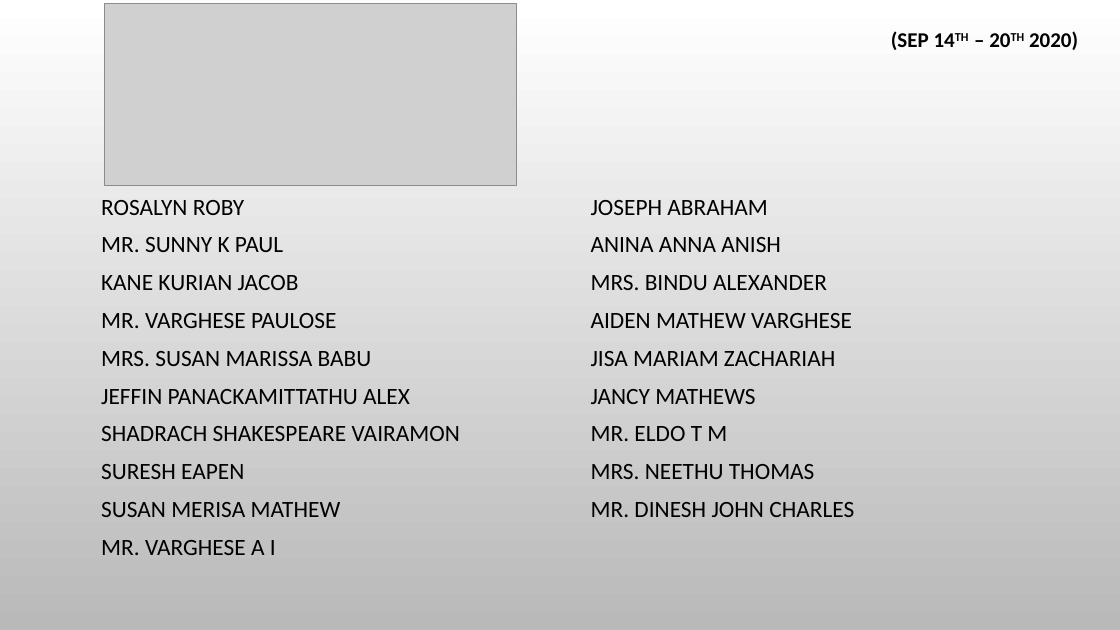
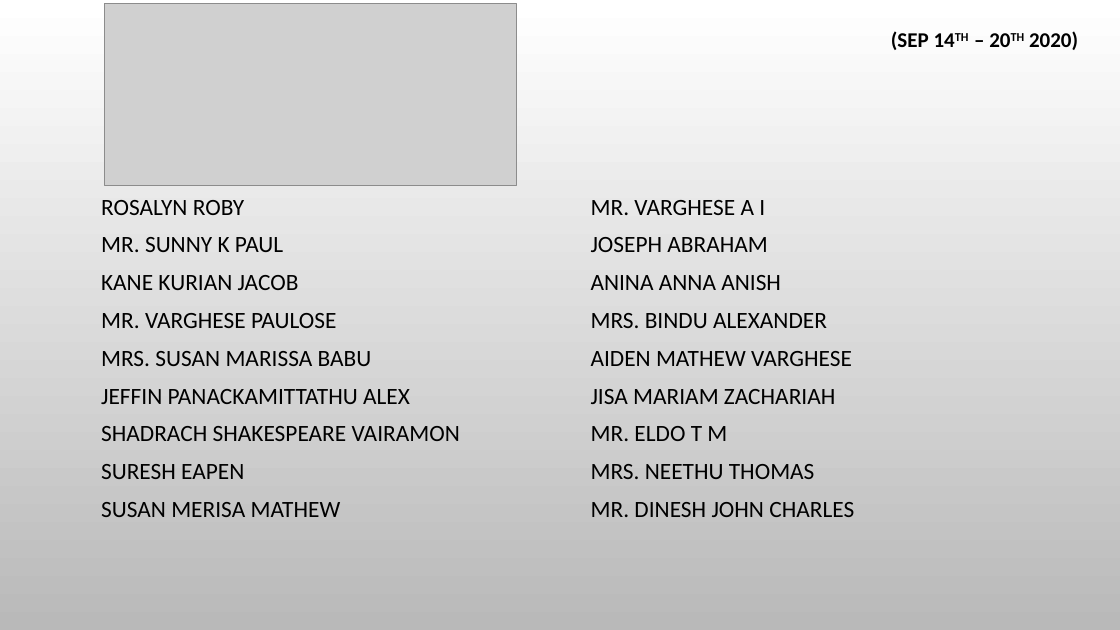
Before and after one commit to stoscsg/openlp-data, a slide deck: slide 1 of stosc_services/PPT/Birthday & Anniversaries.pptx. Drawn at 1120x630 pixels with LibreOffice and Linux fonts; fonts in the diff are those of the drawing; grey boxes stand for pictures; background and template pictures are left out. Boxes give left, top, right and bottom in pixels: in the first picture for what was removed or moved away, otherwise in the second. Text is boxed around its words. In the diff, an @@ line names an element or a change of style, - is before the commit and + after.

```diff
--- a/stosc_services/PPT/Birthday & Anniversaries.pptx
+++ b/stosc_services/PPT/Birthday & Anniversaries.pptx
@@ text at (x1=591, y1=200, x2=765, y2=215): paragraph added @@
+MR. VARGHESE A I
@@ text at (x1=591, y1=389, x2=755, y2=404): paragraph removed @@
-JANCY MATHEWS
@@ text at (x1=101, y1=540, x2=276, y2=555): paragraph removed @@
-MR. VARGHESE A I
```
Also in this commit, not shown: 2 other files.
